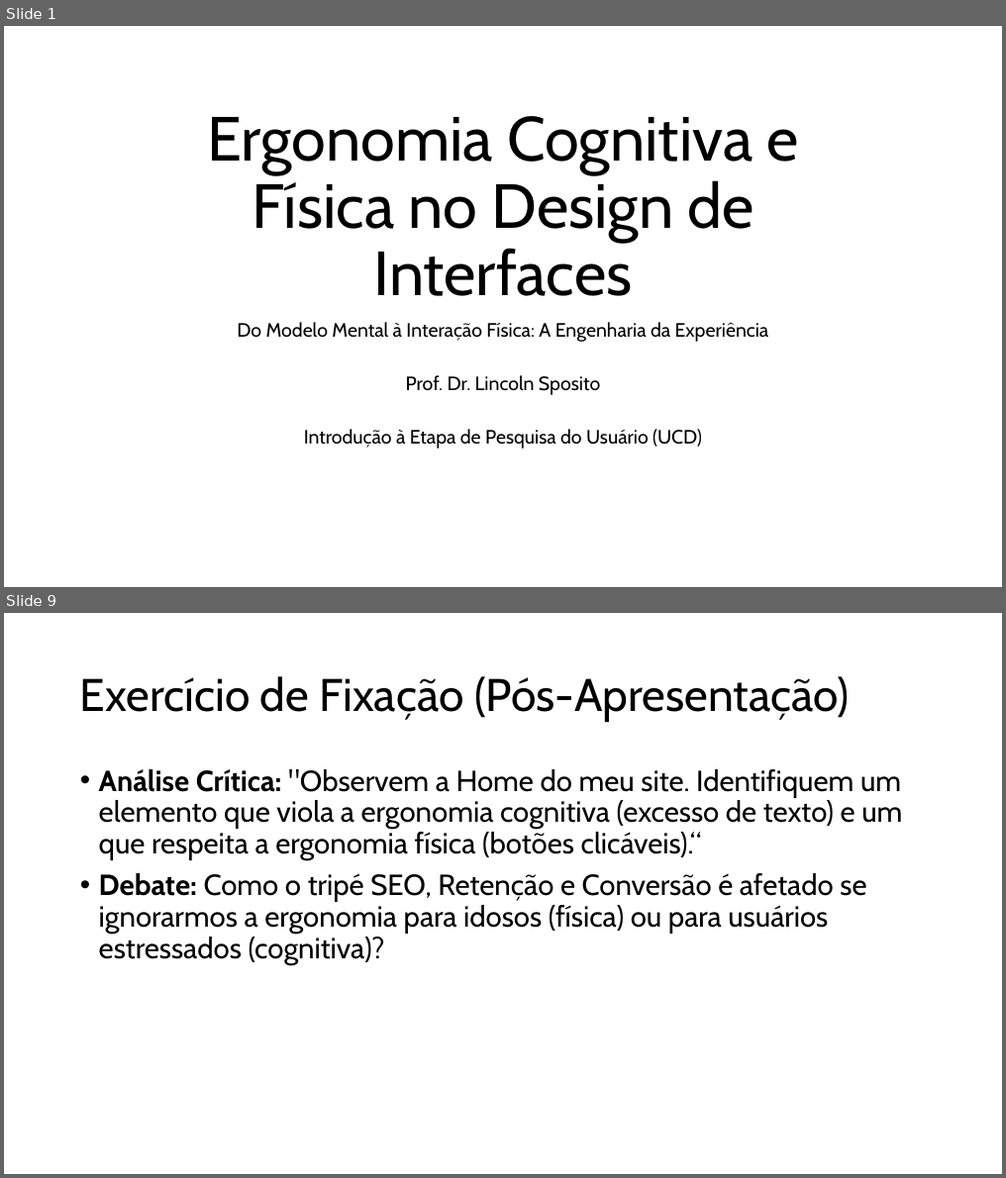
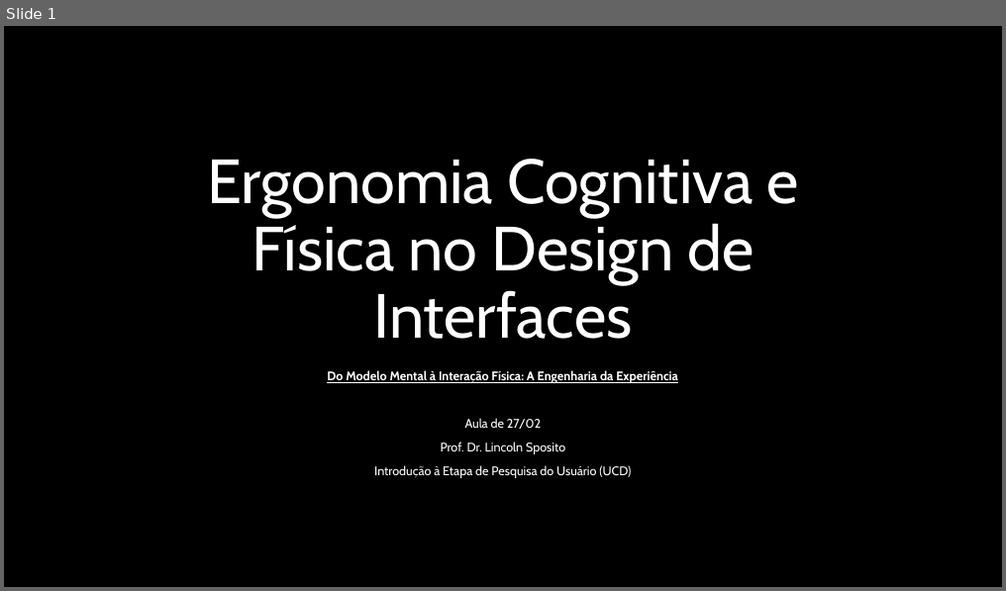
Before and after one commit to spositoL/pericia.judicial, a slide deck: documentos/aulas/aula-27-02-2026-expositiva-ergonomia-cognitiva-e-fisica-no-design.pptx. Shown one above the other, each under a label of ours: slides 1 and 9 before the commit, slide 1 after it; the slides between them are not shown. The pictures are 1006x1178 and 1006x591 pixels, drawn with LibreOffice and Linux fonts; fonts in the diff are those of the drawing; background and template pictures are left out. Boxes give left, top, right and bottom in pixels: in the first picture for what was removed or moved away, otherwise in the second. Text is boxed around its words. In the diff, an @@ line names an element or a change of style, - is before the commit and + after.

Commit message:
ajuste da aula

```diff
--- a/documentos/aulas/aula-27-02-2026-expositiva-ergonomia-cognitiva-e-fisica-no-design.pptx
+++ b/documentos/aulas/aula-27-02-2026-expositiva-ergonomia-cognitiva-e-fisica-no-design.pptx
@@ slide 9 removed at bbox=[4, 613, 1002, 1174], background #FFFFFF @@
@@ title removed at bbox=[80, 676, 849, 722] @@
-Exercício de Fixação (Pós-Apresentação)
@@ text removed at bbox=[99, 769, 902, 965] @@
-• Análise Crítica: "Observem a Home do meu site. Identifiquem um elemento que viola a ergonomia cognitiva (excesso de texto) e um que respeita a ergonomia física (botões clicáveis).“
-• Debate: Como o tripé SEO, Retenção e Conversão é afetado se ignorarmos a ergonomia para idosos (física) ou para usuários estressados (cognitiva)?
@@ slide 1 changed as well @@
@@ background #FFFFFF to picture (left out) @@
@@ title "Ergonomia Cognitiva e Física no ..." at bbox=[207, 159, 799, 339]: text colour #000000 to #FFFFFF @@
@@ subtitle "Do Modelo Mental à Interação ...": place and size @@
-subtitle "Do Modelo Mental à Interação ..." at bbox=[237, 322, 769, 449]
+subtitle "Do Modelo Mental à Interação ..." at bbox=[327, 371, 678, 478]
@@ subtitle at bbox=[327, 371, 678, 478]: size 18.6 to 12 pt, text colour #000000 to #FFFFFF; bold on, underline on in "Do Modelo Mental à Interação Física: A ..."; line spacing 0.7 to 0.9 @@
@@ subtitle at bbox=[465, 418, 541, 429]: paragraph added @@
+Aula de 27/02
```
Also in this commit, not shown: 7 other slides changed, 6 slides added, 5 other files.
